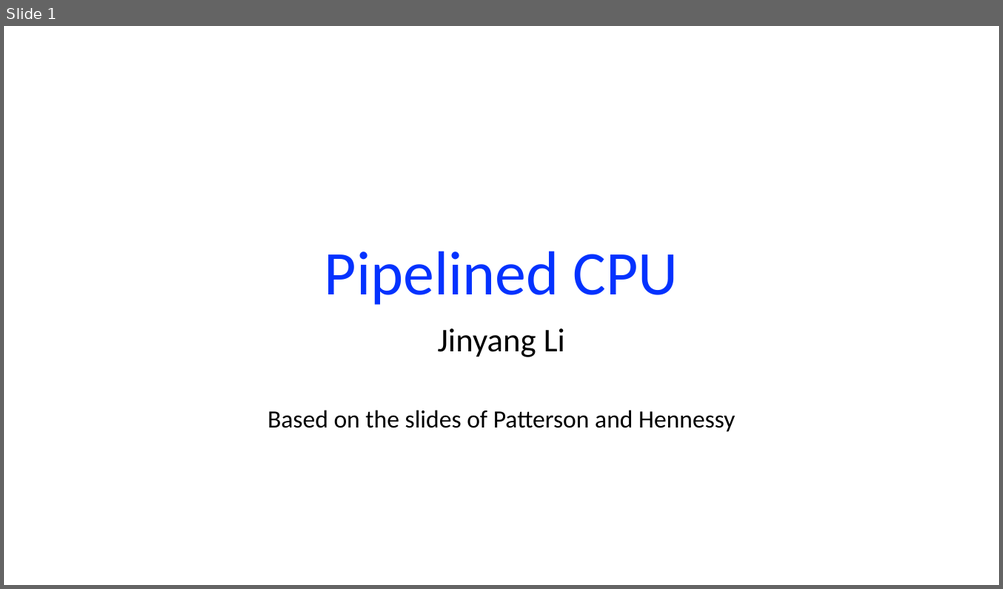
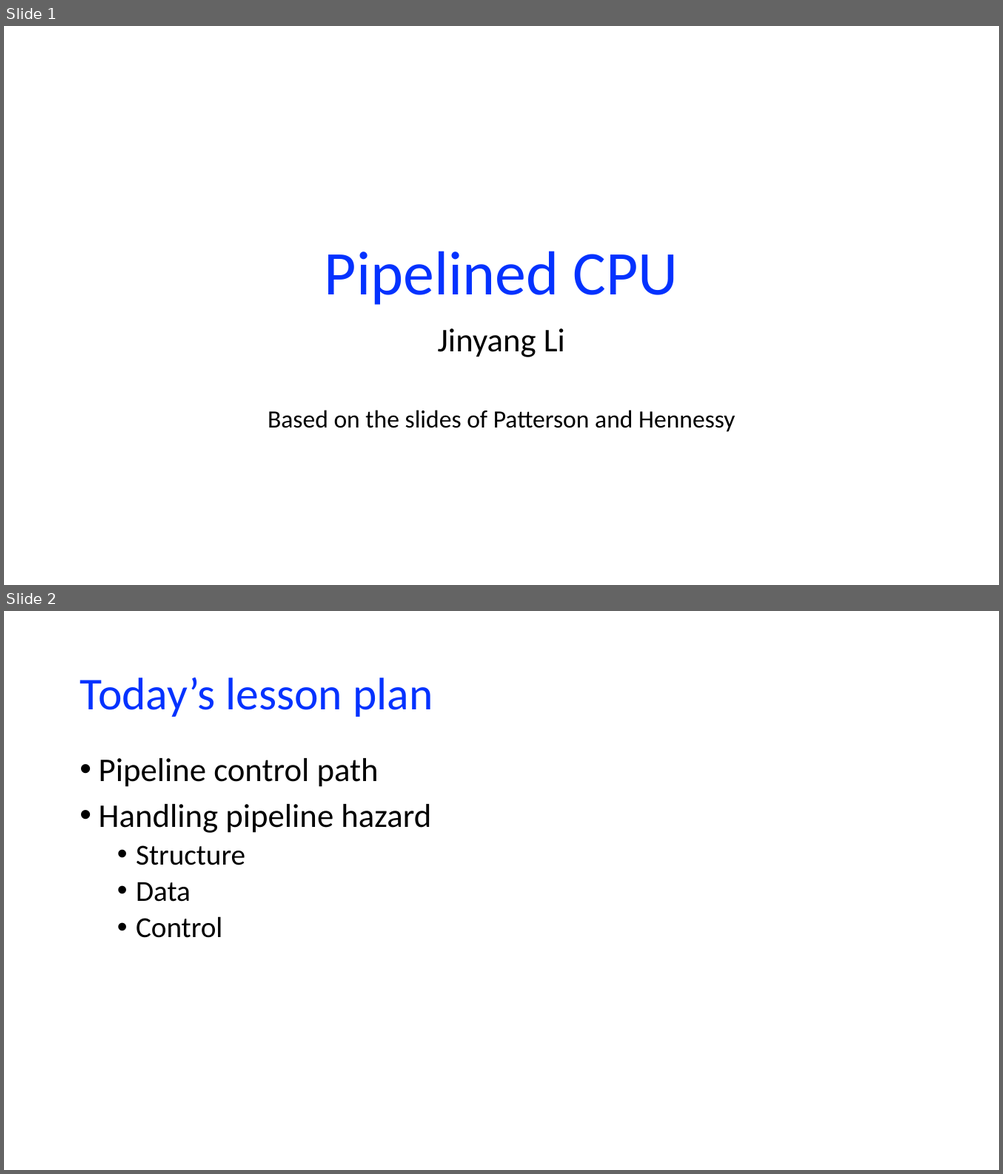
Before and after one commit to NYU-CSO/nyu-cso.github.io, a slide deck: notes/arch-cpu-pipeline.pptx. Shown one above the other, each under a label of ours: slide 1 before the commit, slides 1 and 2 after it. The pictures are 1003x589 and 1003x1174 pixels, drawn with LibreOffice and Linux fonts; fonts in the diff are those of the drawing. Boxes give left, top, right and bottom in pixels: in the first picture for what was removed or moved away, otherwise in the second. Text is boxed around its words. In the diff, an @@ line names an element or a change of style, - is before the commit and + after.

```diff
--- a/notes/arch-cpu-pipeline.pptx
+++ b/notes/arch-cpu-pipeline.pptx
@@ slide 2 added at (4,611,999,1170), background #FFFFFF @@
@@ title added at (79,678,432,717), 44 pt, text #0432FF @@
+Today’s lesson plan
@@ text added at (99,758,431,938), 32 pt, text #000000 @@
+• Pipeline control path
+• Handling pipeline hazard
+  • Structure
+  • Data
+  • Control
```
Also in this commit, not shown: 10 slides changed, 3 other slides added, 2 other files.
